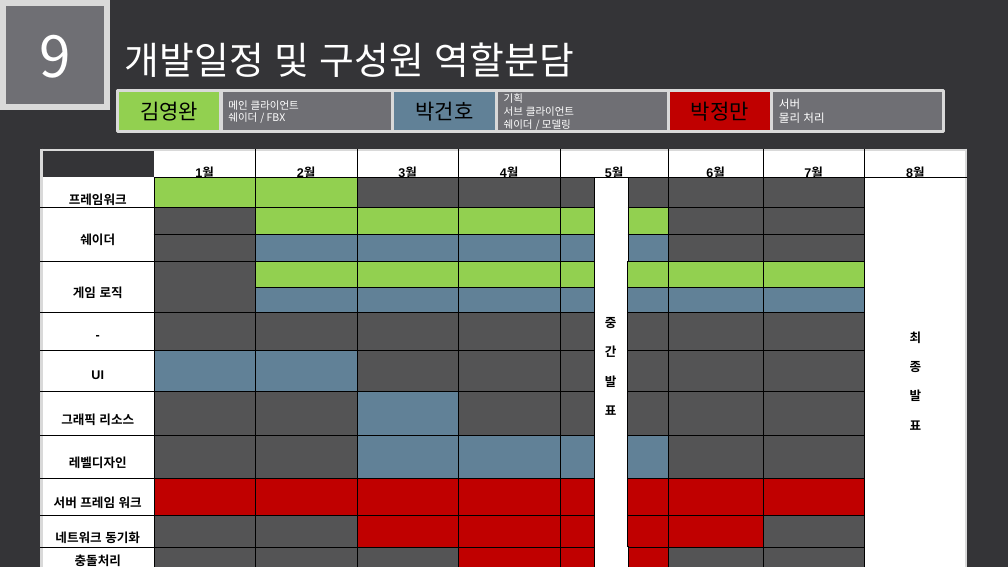
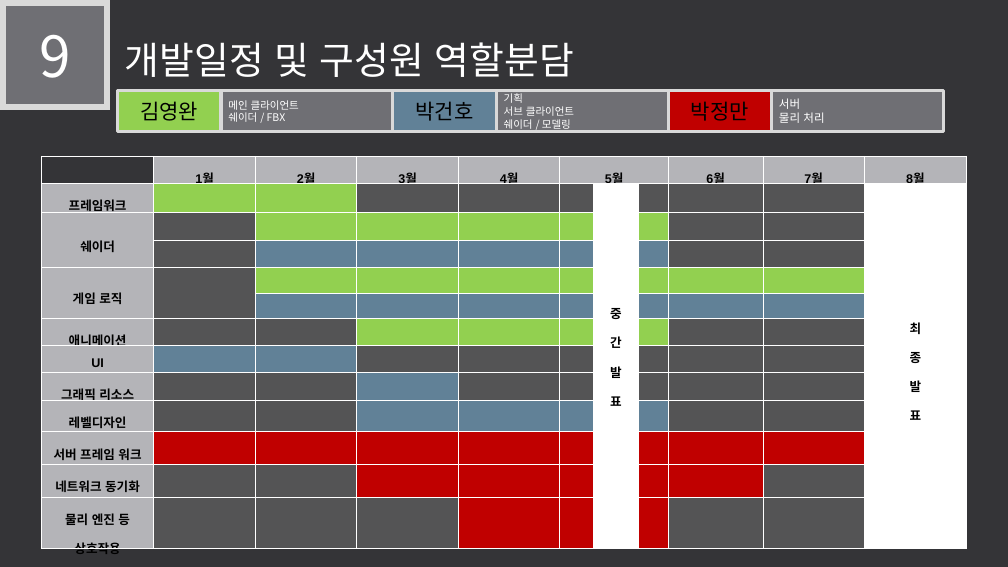
Before and after one commit to LEGO0937/Our_Project, a slide deck: slide 15 of 기획단계/졸작 제안서_α.pptx (slide 14 before the commit). Drawn at 1008x567 pixels with LibreOffice and Linux fonts; fonts in the diff are those of the drawing. Boxes give left, top, right and bottom in pixels: in the first picture for what was removed or moved away, otherwise in the second. Text is boxed around its words. In the diff, an @@ line names an element or a change of style, - is before the commit and + after.

```diff
--- a/기획단계/졸작 제안서_α.pptx
+++ b/기획단계/졸작 제안서_α.pptx
@@ table at (42,157,966,558) @@
-row 7, column 1: -
+row 7, column 1: 애니메이션
-row 13, column 1: 충돌처리
+row 13, column 1: 물리 엔진 등 상호작용
@@ fill #FFFFFF to #B4B4B8 in 18 cells @@
@@ fill #545455 to #92D050 in 4 cells @@
@@ borders changed @@
@@ table: place and size @@
-table at (42,150,965,567)
+table at (42,157,966,558)
```
Also in this commit, not shown: 3 other slides changed, 1 slide added.
